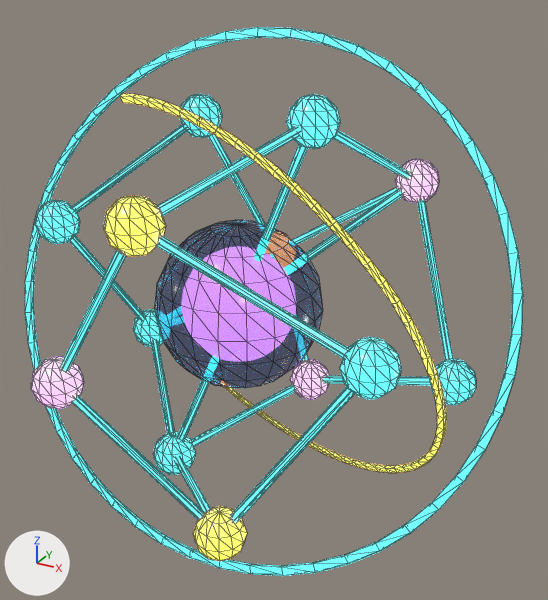
The glTF model assets/models/stations/holo_nodes.glb, before and after one commit.
One viewpoint serves both versions: a 50 mm lens placed at (0.348, -0.564, 0.539), pointed at (0.03, 0.014, 0.25). Arrows for +X, +Y and +Z are at lower left; the lights stay in place. The first picture is the older version. Mesh edges are drawn as thin lines.

The first picture shows 'holo_nodes'.
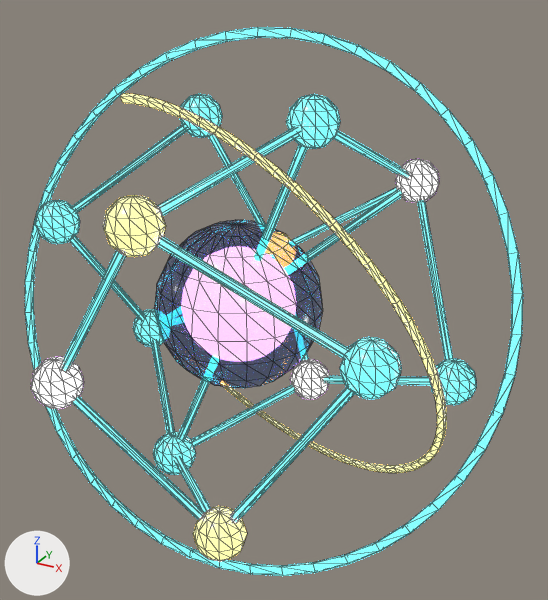
Pixel boxes (x1, y1, x2, y2) of what changed, in the pictures (548 x 600 px):
'holo_nodes', surface changed
    both: (25, 27, 523, 576)

The edits, one by one:
In material 'GlowCyan' (mat_glowcyan), emission_strength goes from 2.6 to 4.0.
In material 'GlowOrange' (mat_gloworange), emission_strength goes from 2.4 to 7.0.
In material 'GlowPurple' (mat_glowpurple), emission_strength goes from 2.4 to 6.0.
